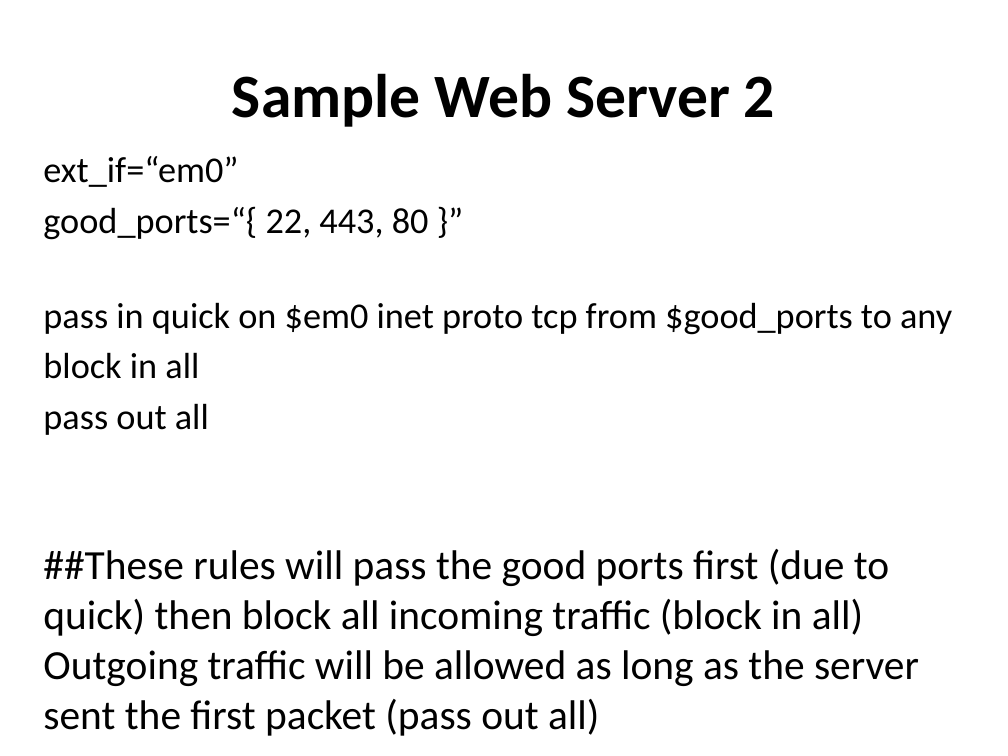
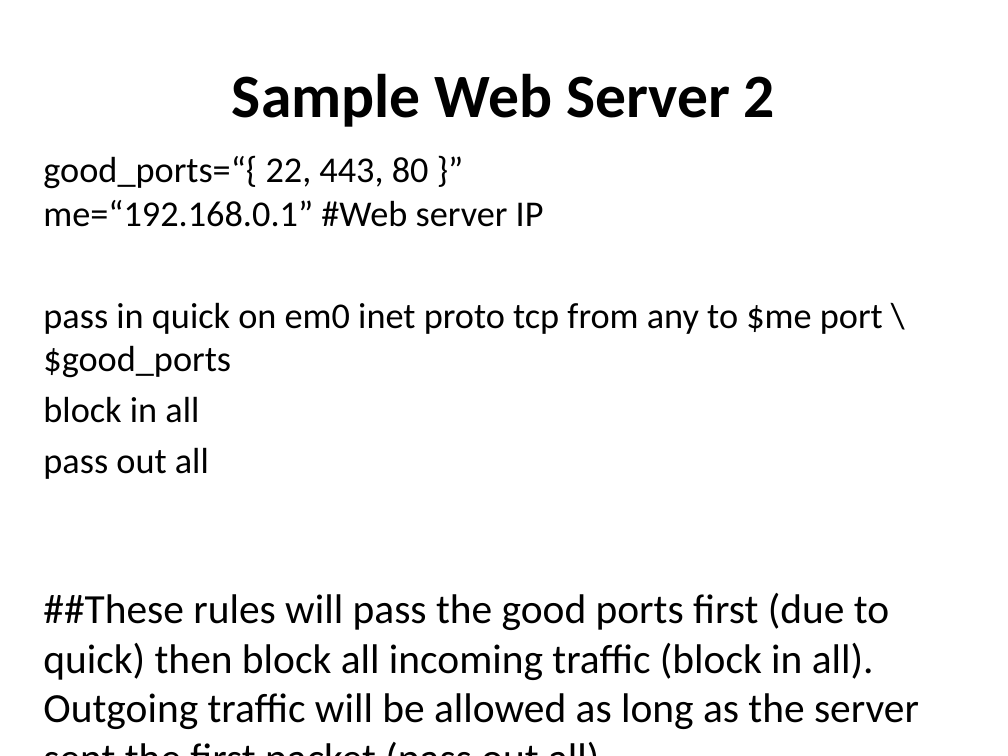
Before and after one commit to afnog/sse, a slide deck: slide 26 of firewalls/Firewalling in FreeBSD-v1.pptx. Drawn at 1008x756 pixels with LibreOffice and Linux fonts; fonts in the diff are those of the drawing. Boxes give left, top, right and bottom in pixels: in the first picture for what was removed or moved away, otherwise in the second. Text is boxed around its words. In the diff, an @@ line names an element or a change of style, - is before the commit and + after.

```diff
--- a/firewalls/Firewalling in FreeBSD-v1.pptx
+++ b/firewalls/Firewalling in FreeBSD-v1.pptx
@@ text at box(43, 155, 883, 378): text changed @@
-ext_if=“em0”
-good_ports=“{ 22, 443, 80 }”
-pass in quick on $em0 inet proto tcp from $good_ports to any
+good_ports=“{ 22, 443, 80 }”
+me=“192.168.0.1” #Web server IP
+pass in quick on em0 inet proto tcp from any to $me port \$good_ports
@@ text at box(43, 593, 919, 729): text changed @@
-##These rules will pass the good ports first (due to quick) then block all incoming traffic (block in all) Outgoing traffic will be allowed as long as the server sent the first packet (pass out all)
+##These rules will pass the good ports first (due to quick) then block all incoming traffic (block in all). Outgoing traffic will be allowed as long as the server sent the first packet (pass out all)
```
Also in this commit, not shown: 2 other slides changed.
